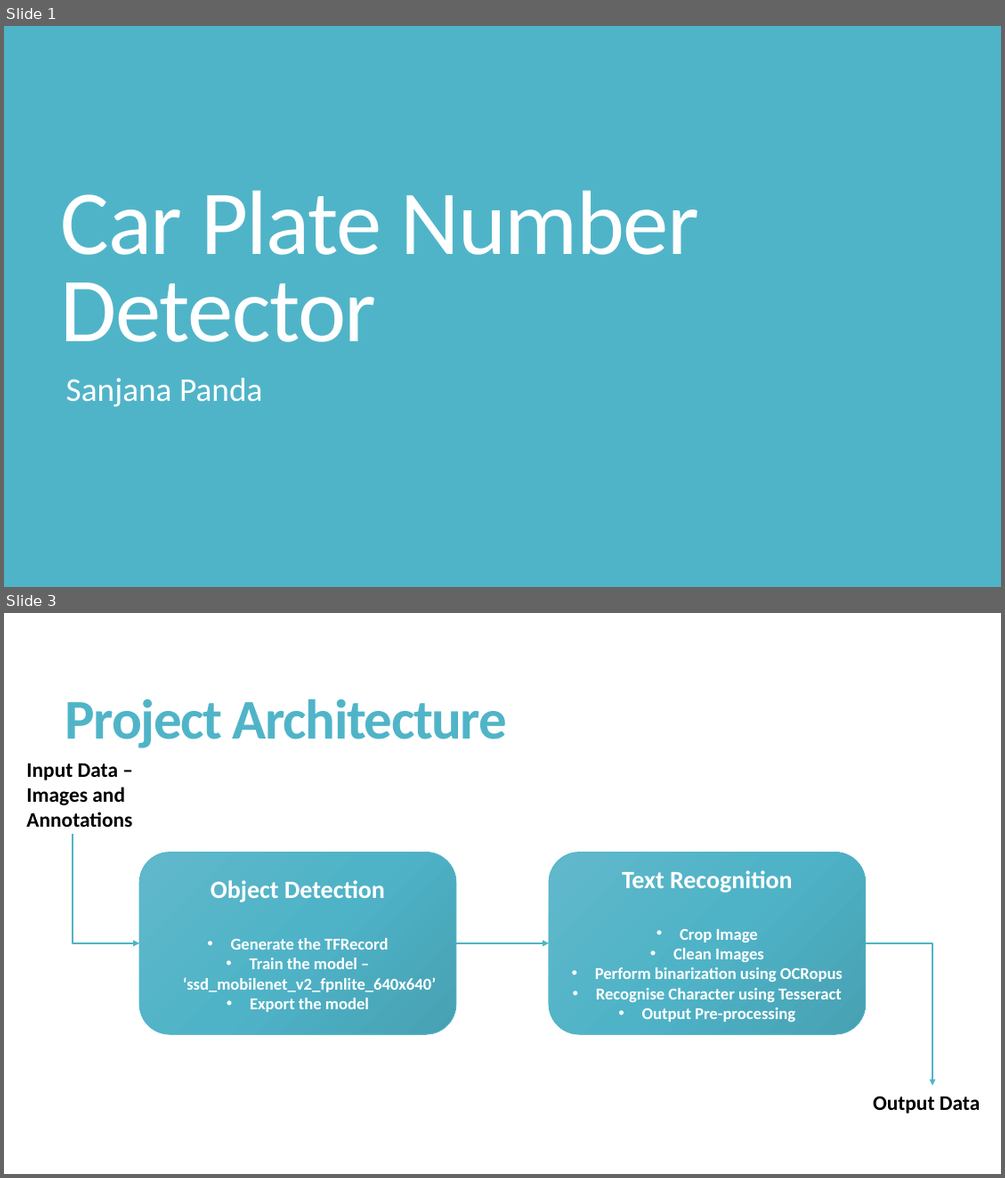
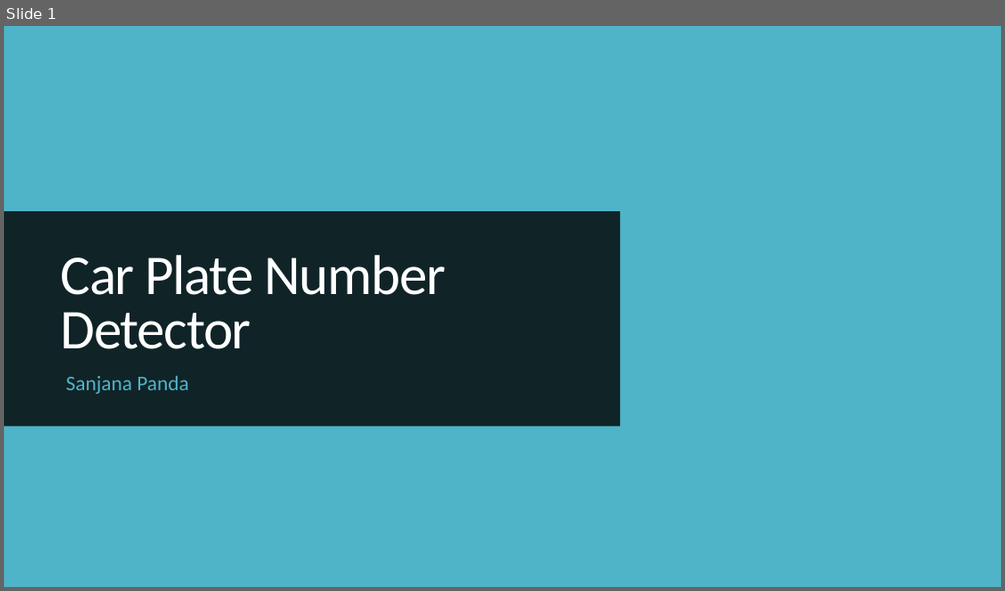
Before and after one commit to SanjaPanda/car-plate-detector, a slide deck: Car Plate Number Detector.pptx. Shown one above the other, each under a label of ours: slides 1 and 3 before the commit, slide 1 after it; the slides between them are not shown. The pictures are 1005x1178 and 1005x591 pixels, drawn with LibreOffice and Linux fonts; fonts in the diff are those of the drawing; background and template pictures are left out. Boxes give left, top, right and bottom in pixels: in the first picture for what was removed or moved away, otherwise in the second. Text is boxed around its words. In the diff, an @@ line names an element or a change of style, - is before the commit and + after.

```diff
--- a/Car Plate Number Detector.pptx
+++ b/Car Plate Number Detector.pptx
@@ slide 3 removed at [4, 613, 1001, 1174], background #FFFFFF @@
@@ title removed at [65, 699, 507, 748] @@
-Project Architecture
@@ text removed at [26, 763, 132, 827] @@
-Input Data – Images and Annotations
@@ elbow arrow removed from (73, 835) to (139, 943) @@
@@ rounded rectangle removed at [139, 852, 456, 1034] @@
-Object Detection
-• Generate the TFRecord
-• Train the model – ‘ssd_mobilenet_v2_fpnlite_640x640’
-• Export the model
@@ rounded rectangle removed at [550, 852, 866, 1034] @@
-Text Recognition
-• Crop Image
-• Clean Images
-• Perform binarization using OCRopus
-• Recognise Character using Tesseract
-• Output Pre-processing
@@ arrow removed from (456, 943) to (550, 943) @@
@@ elbow arrow removed from (866, 943) to (933, 1086) @@
@@ text removed at [873, 1095, 979, 1113] @@
-Output Data
@@ slide 1 changed as well @@
@@ background #50B4C8 to picture (left out) @@
@@ rectangle added at [4, 26, 1001, 587], fill #50B4C8 @@
@@ rectangle added at [4, 211, 620, 426], fill #000000 at 80% opacity @@
@@ title "Car Plate Number Detector": place and size @@
-title "Car Plate Number Detector" at [61, 190, 699, 342]
+title "Car Plate Number Detector" at [61, 255, 446, 349]
@@ title "Car Plate Number Detector" at [61, 255, 446, 349]: size 88 to 54 pt @@
@@ subtitle "Sanjana Panda" at [66, 376, 188, 394]: size 32 to 20 pt, text colour #FFFFFF to #50B4C8 @@
```
Also in this commit, not shown: 2 other slides changed, 3 slides added, 1 other slide removed, 1 other file.
